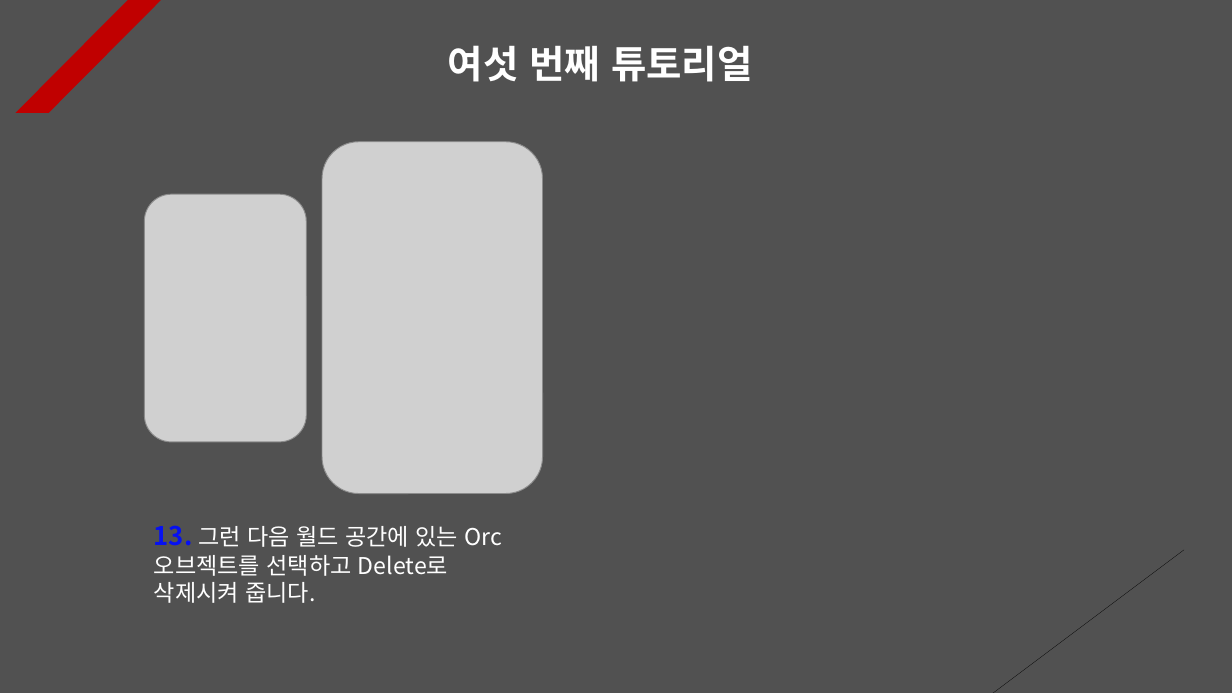
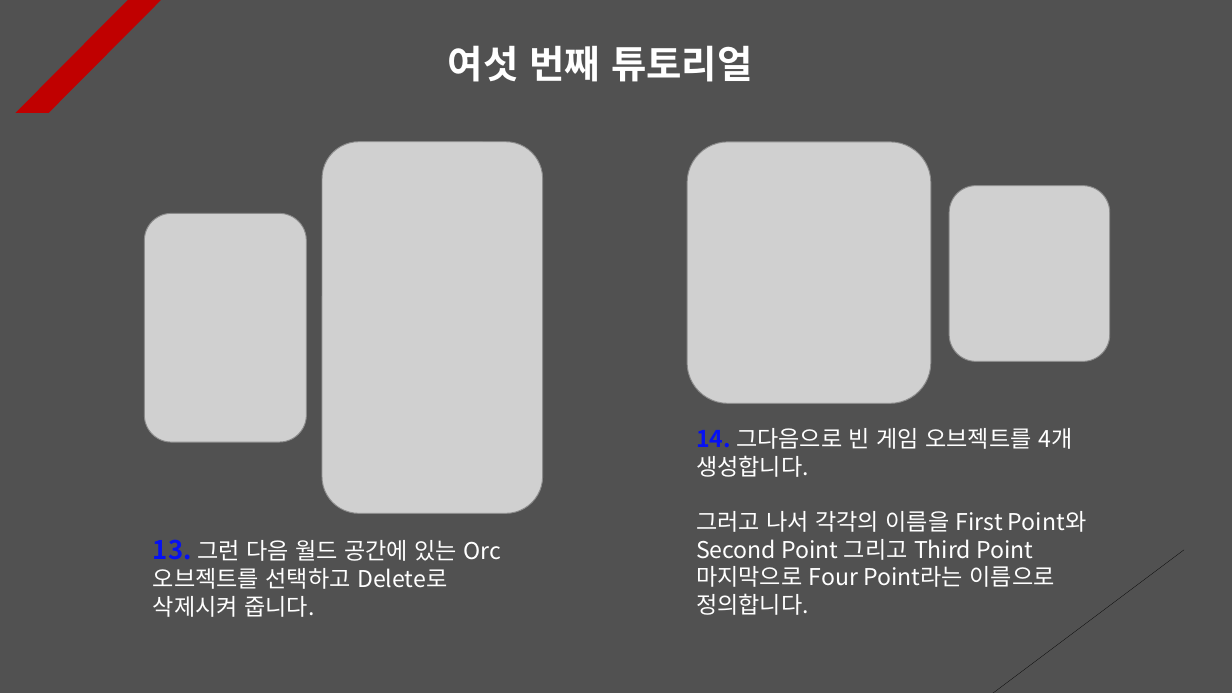
Before and after one commit to Unity2033/3D-UnityEngine, a slide deck: slide 8 of Assets/Class/Instantiate & Destroy/PPT Data/Instatiate and Destroy Example.pptx. Drawn at 1232x693 pixels with LibreOffice and Linux fonts; fonts in the diff are those of the drawing; grey boxes stand for pictures. Boxes give left, top, right and bottom in pixels: in the first picture for what was removed or moved away, otherwise in the second. Text is boxed around its words. In the diff, an @@ line names an element or a change of style, - is before the commit and + after.

```diff
--- a/Assets/Class/Instantiate & Destroy/PPT Data/Instatiate and Destroy Example.pptx
+++ b/Assets/Class/Instantiate & Destroy/PPT Data/Instatiate and Destroy Example.pptx
@@ picture: place and size @@
-picture at <box>323,141,543,494</box>
+picture at <box>323,141,543,513</box>
@@ picture added at <box>688,142,932,404</box> @@
@@ picture added at <box>949,186,1110,361</box> @@
@@ picture: place and size @@
-picture at <box>144,194,306,442</box>
+picture at <box>144,213,306,443</box>
@@ text added at <box>696,428,1086,615</box>, 18 pt, text #FFFFFF @@
+14. 그다음으로 빈 게임 오브젝트를 4개 생성합니다.
+그러고 나서 각각의 이름을 First Point와 Second Point 그리고 Third Point 마지막으로 Four Point라는 이름으로 정의합니다.
@@ text "13. 그런 다음 월드 공간에 ...": place and size @@
-text "13. 그런 다음 월드 공간에 ..." at <box>154,525,502,603</box>
+text "13. 그런 다음 월드 공간에 ..." at <box>153,539,502,617</box>
```
Also in this commit, not shown: 2 other slides changed, 2 slides added, 10 other files.
